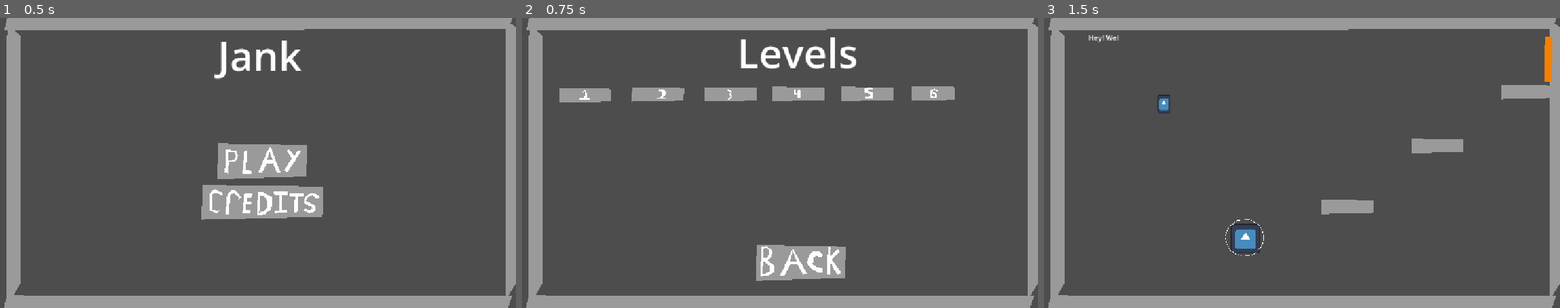
Above: before the commit, frames 1-3 (left to right).
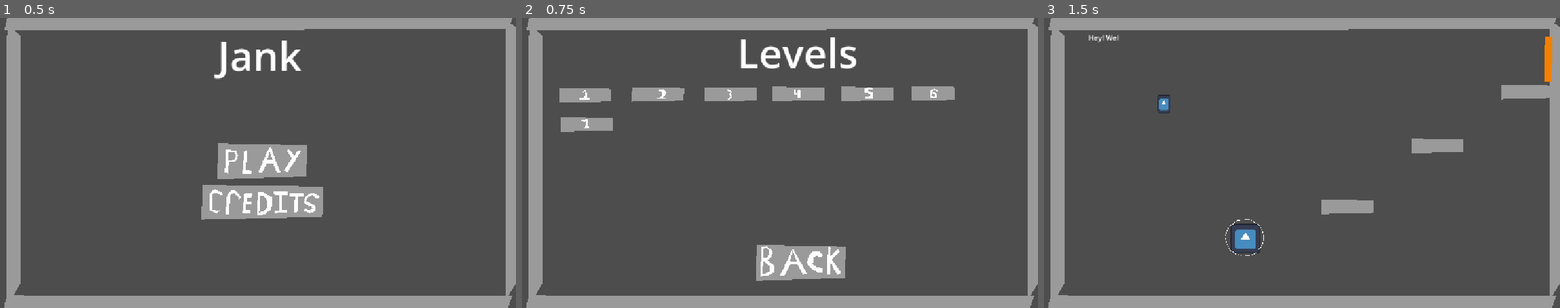
Above: after the commit, the same moments.

Repository: TAL-Trent/SSJamF2026
Game: Godot game, scene res://Levels/Level Menu/Level_Menu.tscn
The game is run twice, just before and just after one commit, with the same random seed, the same clock (stepped at 60 frames per second) and the same inputs. The engine's default icon, where the game draws it, is replaced by a stand-in: a white triangle on a blue panel in a dark square.
Inputs (mouse positions are in pixels of both pictures, inside the frame that each line leads up to):
- Up to frame 1 (0.5 s): no input
- Up to frame 2 (0.75 s): click (785, 163) at 0.5 s
- Up to frame 3 (1.5 s): click (1105, 96) at 1.27 s

Frame 1 is identical in both runs. In frame 2, 0.5% of the frame differs, in the area x 7-18%, y 34-40%; in frame 3, nothing differs.

Commit message:
added level 7 and MIT license, as well as updated export

Diff:
--- a/jank/Levels/Level 6/Level_6_Script.gd
+++ b/jank/Levels/Level 6/Level_6_Script.gd
@@ -47,7 +47,7 @@
 
 # Called when the node enters the scene tree for the first time.
 func _ready() -> void:
-	setMessage("The map was really easy, so i made it a bit harder")
+	setMessage("The map was really easy, so i made it a bit harder.")
 
 # Called every frame. 'delta' is the elapsed time since the previous frame.
 func _process(delta: float) -> void:
@@ -69,7 +69,7 @@
 		setMessage("screw you.")
 	await get_tree().create_timer(0.5).timeout
 	print("next level")
-
+	get_tree().change_scene_to_file("res://Levels/Level 7/Level_7.tscn")
 func typeChat():
 	if !(finishedMessage == currentMessage):
 		textChat.text = currentMessage + finishedMessage[messageChar]
--- /dev/null
+++ b/jank/Levels/Level 7/Level_7.tscn
@@ -0,0 +1,333 @@
+[gd_scene format=3 uid="uid://vp5mq8qgfmi4"]
+
+[ext_resource type="Script" uid="uid://cn7d4rxuildxu" path="res://Levels/Level 7/Level_7_Script.gd" id="1_qfa8j"]
+
+[sub_resource type="CircleShape2D" id="CircleShape2D_cxiam"]
+radius = 19.026299
+
+[sub_resource type="RectangleShape2D" id="RectangleShape2D_cxiam"]
+size = Vector2(1125, 30)
+
+[sub_resource type="RectangleShape2D" id="RectangleShape2D_2v4n4"]
+size = Vector2(31, 636)
+
+[sub_resource type="RectangleShape2D" id="RectangleShape2D_8jio8"]
+size = Vector2(1440, 311)
+
+[sub_resource type="RectangleShape2D" id="RectangleShape2D_48r1q"]
+size = Vector2(122, 30)
+
+[sub_resource type="CircleShape2D" id="CircleShape2D_mx4s3"]
+radius = 86.833176
+
+[node name="Node2D" type="Node2D" unique_id=965193724 node_paths=PackedStringArray("Player", "PlayerSprite", "EolTrigger", "textChat", "playerRay", "brokenBall")]
+script = ExtResource("1_qfa8j")
+Player = NodePath("Player")
+PlayerSprite = NodePath("Player2dSprite")
+EolTrigger = NodePath("Area2D")
+textChat = NodePath("RichTextLabel")
+playerRay = NodePath("Player2dSprite/RayCast2D")
+brokenBall = NodePath("Ball")
+
+[node name="Player" type="RigidBody2D" parent="." unique_id=272158072]
+position = Vector2(1041, 541)
+constant_force = Vector2(0, -300)
+constant_torque = 2.13
+
+[node name="CollisionShape2D" type="CollisionShape2D" parent="Player" unique_id=666665252]
+position = Vector2(0, 2)
+shape = SubResource("CircleShape2D_cxiam")
+
+[node name="playerarea2D" type="Area2D" parent="Player" unique_id=1979979719]
+position = Vector2(0, 2)
+
+[node name="CollisionShape2D" type="CollisionShape2D" parent="Player/playerarea2D" unique_id=200249450]
+shape = SubResource("CircleShape2D_cxiam")
+
+[node name="Floor" type="StaticBody2D" parent="." unique_id=1060266912]
+position = Vector2(880, 168)
+
+[node name="Polygon2D" type="Polygon2D" parent="Floor" unique_id=1738322572]
+position = Vector2(258.6361, 451.14447)
+scale = Vector2(2.3022308, 0.3597568)
+color = Color(0.6073017, 0.60730165, 0.60730165, 1)
+polygon = PackedVector2Array(1.8955078, 6.378113, -488.1045, 2.3781128, -491.1045, 92.37811, -2.1044922, 85.37811)
+
+[node name="CollisionShape2D" type="CollisionShape2D" parent="Floor" unique_id=1904054581]
+position = Vector2(-303.5, 477)
+shape = SubResource("RectangleShape2D_cxiam")
+
+[node name="wallLeft" type="StaticBody2D" parent="." unique_id=1933933877]
+position = Vector2(880, 168)
+
+[node name="Polygon2D" type="Polygon2D" parent="wallLeft" unique_id=1698824866]
+position = Vector2(-835.1139, -172.69963)
+scale = Vector2(0.060113497, 7.0222216)
+color = Color(0.6073017, 0.60730165, 0.60730165, 1)
+polygon = PackedVector2Array(1.8955078, 6.378113, -488.1045, 2.3781128, -491.1045, 92.37811, -2.1044922, 85.37811)
+
+[node name="CollisionShape2D" type="CollisionShape2D" parent="wallLeft" unique_id=437923831]
+position = Vector2(-847.5, 169)
+shape = SubResource("RectangleShape2D_2v4n4")
+
+[node name="wallLeft2" type="StaticBody2D" parent="." unique_id=930569930]
+position = Vector2(1993, 156)
+
+[node name="Polygon2D" type="Polygon2D" parent="wallLeft2" unique_id=1263886810]
+position = Vector2(-835.1139, -172.69963)
+scale = Vector2(0.060113497, 7.0222216)
+color = Color(0.6073017, 0.60730165, 0.60730165, 1)
+polygon = PackedVector2Array(1.8955078, 6.378113, -488.1045, 2.3781128, -491.1045, 92.37811, -2.1044922, 85.37811)
+
+[node name="CollisionShape2D" type="CollisionShape2D" parent="wallLeft2" unique_id=1145334264]
+position = Vector2(-847.5, 169)
+shape = SubResource("RectangleShape2D_2v4n4")
+
+[node name="Floor2" type="StaticBody2D" parent="." unique_id=103161666]
+position = Vector2(882, -457)
+
+[node name="Polygon2D" type="Polygon2D" parent="Floor2" unique_id=83244311]
+position = Vector2(258.6361, 451.14447)
+scale = Vector2(2.3022308, 0.3597568)
+color = Color(0.6073017, 0.60730165, 0.60730165, 1)
+polygon = PackedVector2Array(1.8955078, 6.378113, -488.1045, 2.3781128, -491.1045, 92.37811, -2.1044922, 85.37811)
+
+[node name="CollisionShape2D" type="CollisionShape2D" parent="Floor2" unique_id=265569157]
+position = Vector2(-323, 330.5)
+shape = SubResource("RectangleShape2D_8jio8")
+
+[node name="Chunk1" type="StaticBody2D" parent="." unique_id=1902447649]
+position = Vector2(1174, -147)
+
+[node name="Polygon2D" type="Polygon2D" parent="Chunk1" unique_id=881651029]
+position = Vector2(-36.049816, 295)
+scale = Vector2(0.26359025, 0.3597568)
+color = Color(0.6073017, 0.60730165, 0.60730165, 1)
+polygon = PackedVector2Array(1.8955078, 6.378113, -488.1045, 2.3781128, -493.00098, 91.72864, -491.1045, 92.37811, -2.1044922, 85.37811)
+
+[node name="CollisionShape2D" type="CollisionShape2D" parent="Chunk1" unique_id=1848147505]
+position = Vector2(-102, 312)
+shape = SubResource("RectangleShape2D_48r1q")
+
+[node name="Chunk2" type="StaticBody2D" parent="." unique_id=1770343159]
+position = Vector2(896, 18)
+
+[node name="Polygon2D" type="Polygon2D" parent="Chunk2" unique_id=348608480]
+position = Vector2(-135.45007, 149.14449)
+scale = Vector2(0.2373221, 0.3597568)
+color = Color(0.6073017, 0.60730165, 0.60730165, 1)
+polygon = PackedVector2Array(1.8955078, 6.378113, -488.1045, 2.3781128, -491.1045, 92.37811, -2.1044922, 85.37811)
+
+[node name="CollisionShape2D" type="CollisionShape2D" parent="Chunk2" unique_id=776974233]
+position = Vector2(-189.45007, 166.14447)
+shape = SubResource("RectangleShape2D_48r1q")
+
+[node name="Chunk3" type="StaticBody2D" parent="." unique_id=981929648]
+position = Vector2(772, 110)
+
+[node name="Polygon2D" type="Polygon2D" parent="Chunk3" unique_id=578532576]
+position = Vector2(-36.000015, 295)
+scale = Vector2(0.2373221, 0.3597568)
+color = Color(0.6073017, 0.60730165, 0.60730165, 1)
+polygon = PackedVector2Array(1.8955078, 6.378113, -488.1045, 2.3781128, -491.1045, 92.37811, -2.1044922, 85.37811)
+
+[node name="CollisionShape2D" type="CollisionShape2D" parent="Chunk3" unique_id=2031323877]
+position = Vector2(-90, 312)
+shape = SubResource("RectangleShape2D_48r1q")
+
+[node name="Chunk3" type="StaticBody2D" parent="Chunk3" unique_id=1947728207]
+position = Vector2(-474, 48)
+
+[node name="Polygon2D" type="Polygon2D" parent="Chunk3/Chunk3" unique_id=376951231]
+position = Vector2(-36.000015, 295)
+scale = Vector2(0.2373221, 0.3597568)
+color = Color(0.6073017, 0.60730165, 0.60730165, 1)
+polygon = PackedVector2Array(1.8955078, 6.378113, -488.1045, 2.3781128, -491.1045, 92.37811, -2.1044922, 85.37811)
+
+[node name="CollisionShape2D" type="CollisionShape2D" parent="Chunk3/Chunk3" unique_id=166568917]
+position = Vector2(-90, 312)
+shape = SubResource("RectangleShape2D_48r1q")
+
+[node name="Chunk3" type="StaticBody2D" parent="Chunk3/Chunk3" unique_id=928311318]
+position = Vector2(26, 61)
+
+[node name="Polygon2D" type="Polygon2D" parent="Chunk3/Chunk3/Chunk3" unique_id=543514543]
+position = Vector2(-41.000015, 264)
+rotation = 1.5707964
+scale = Vector2(0.2373221, 0.3597568)
+color = Color(0.6073017, 0.60730165, 0.60730165, 1)
+polygon = PackedVector2Array(1.8955078, 6.378113, -488.1045, 2.3781128, -491.1045, 92.37811, -2.1044922, 85.37811)
+
+[node name="CollisionPolygon2D" type="CollisionPolygon2D" parent="Chunk3/Chunk3/Chunk3" unique_id=905296045]
+position = Vector2(-1, -2)
+polygon = PackedVector2Array(-74, 148, -42, 148, -43, 265, -71, 263)
+
+[node name="Chunk3" type="StaticBody2D" parent="Chunk3/Chunk3/Chunk3" unique_id=132938323]
+position = Vector2(-108, -4)
+
+[node name="Polygon2D" type="Polygon2D" parent="Chunk3/Chunk3/Chunk3/Chunk3" unique_id=865656702]
+position = Vector2(-41.000015, 264)
+rotation = 1.5707964
+scale = Vector2(0.2373221, 0.3597568)
+color = Color(0.6073017, 0.60730165, 0.60730165, 1)
+polygon = PackedVector2Array(1.8955078, 6.378113, -488.1045, 2.3781128, -491.1045, 92.37811, -2.1044922, 85.37811)
+
+[node name="CollisionPolygon2D" type="CollisionPolygon2D" parent="Chunk3/Chunk3/Chunk3/Chunk3" unique_id=1014140422]
+position = Vector2(-1, -2)
+polygon = PackedVector2Array(-74, 148, -42, 148, -43, 265, -71, 263)
+
+[node name="Area2D" type="Area2D" parent="." unique_id=655159511]
+
+[node name="CollisionPolygon2D" type="CollisionPolygon2D" parent="Area2D" unique_id=1804080934]
+position = Vector2(-638, 1)
+scale = Vector2(1.5625031, 1)
+polygon = PackedVector2Array(1118, 42, 1135, 42, 1134, 142, 1117, 142)
+
+[node name="Polygon2D" type="Polygon2D" parent="Area2D" unique_id=450298845]
+color = Color(0.955715, 0.5051854, 7.70092e-07, 1)
+polygon = PackedVector2Array(1118, 42, 1135, 42, 1134, 142, 1117, 142)
+
+[node name="RichTextLabel" type="RichTextLabel" parent="." unique_id=729345683]
+offset_left = 99.0
+offset_top = 32.0
+offset_right = 1036.0
+offset_bottom = 88.0
+localize_numeral_system = false
+text = "Hello World!"
+scroll_active = false
+shortcut_keys_enabled = false
+
+[node name="Player2dSprite" type="Polygon2D" parent="." unique_id=405033321]
+position = Vector2(1039.6428, 542.5143)
+scale = Vector2(0.3127792, 0.3214287)
+polygon = PackedVector2Array(-56.40674, -57.599976, -56.406677, -3.1999512, -56.40674, 54.400024, 4.3389893, 60.622253, 65.08472, 54.400024, 65.08472, -57.599976)
+
+[node name="RayCast2D" type="RayCast2D" parent="Player2dSprite" unique_id=1898807612]
+position = Vector2(0, -9.599976)
+scale = Vector2(4.338982, 3.199999)
+target_position = Vector2(0, 24)
+
+[node name="Polygon2D" type="Polygon2D" parent="Player2dSprite" unique_id=1699569962]
+color = Color(0, 0, 0, 1)
+polygon = PackedVector2Array(-46.815308, -35.822205, -11.6467285, -23.377747, -11.6467285, -10.933289, -46.815308, -23.377747)
+
+[node name="Polygon2D2" type="Polygon2D" parent="Player2dSprite" unique_id=1487832718]
+color = Color(0, 0, 0, 1)
+polygon = PackedVector2Array(7.536133, -23.377747, 39.50757, -38.93329, 39.50757, -29.599976, 7.536133, -10.933289)
+
+[node name="Polygon2D3" type="Polygon2D" parent="Player2dSprite" unique_id=236895419]
+color = Color(0, 0, 0, 1)
+polygon = PackedVector2Array(-21.23816, -7.8222046, -30.82959, -4.7110596, -30.82959, 4.6222534, -24.435303, 7.7333374, -18.041016, 4.6222534, -18.041016, -1.5999756)
+
+[node name="Polygon2D4" type="Polygon2D" parent="Player2dSprite" unique_id=1511232131]
+color = Color(0, 0, 0, 1)
+offset = Vector2(50, 0)
+polygon = PackedVector2Array(-21.23816, -7.8222046, -30.82959, -4.7110596, -30.82959, 4.6222534, -24.435303, 7.7333374, -18.041016, 4.6222534, -18.041016, -1.5999756)
+
+[node name="Polygon2D5" type="Polygon2D" parent="Player2dSprite" unique_id=1663153655]
+color = Color(0, 0, 0, 1)
+polygon = PackedVector2Array(-40.42102, 20.177795, -2.0552979, 35.733337, 33.11328, 20.177795, 33.11328, 38.844482, 23.52185, 54.400024, -14.843872, 54.400024, -43.618164, 35.733337)
+
+[node name="Ball" type="RigidBody2D" parent="." unique_id=703668440]
+position = Vector2(-594, -26)
+mass = 5.0
+contact_monitor = true
+max_contacts_reported = 4
+
+[node name="CollisionShape2D" type="CollisionShape2D" parent="Ball" unique_id=1897359753]
+position = Vector2(706, 115)
+scale = Vector2(0.5, 0.5)
+shape = SubResource("CircleShape2D_mx4s3")
+
+[node name="Polygon2D" type="Polygon2D" parent="Ball/CollisionShape2D" unique_id=827909128]
+polygon = PackedVector2Array(-86, -8, -74, -46, -46, -72, -6, -84, 28, -80, 58, -64, 84, -26, 84, 14, 74, 44, 58, 66, 30, 82, -6, 86, -44, 74, -68, 52, -84, 28, -88, -2)
+
+[node name="Chunk4" type="StaticBody2D" parent="." unique_id=1119280674]
+position = Vector2(1089, -117)
+
+[node name="Polygon2D" type="Polygon2D" parent="Chunk4" unique_id=1309422571]
+position = Vector2(-36.049816, 295)
+scale = Vector2(0.26359025, 0.3597568)
+color = Color(0.6073017, 0.60730165, 0.60730165, 1)
+polygon = PackedVector2Array(1.8955078, 6.378113, -488.1045, 2.3781128, -493.00098, 91.72864, -491.1045, 92.37811, -2.1044922, 85.37811)
+
+[node name="CollisionShape2D" type="CollisionShape2D" parent="Chunk4" unique_id=1418672481]
+position = Vector2(-102, 312)
+shape = SubResource("RectangleShape2D_48r1q")
+
+[node name="Chunk4" type="StaticBody2D" parent="Chunk4" unique_id=139079014]
+position = Vector2(-876, -36)
+
+[node name="Polygon2D" type="Polygon2D" parent="Chunk4/Chunk4" unique_id=359550802]
+position = Vector2(-36.049816, 295)
+scale = Vector2(0.26359025, 0.3597568)
+color = Color(0.6073017, 0.60730165, 0.60730165, 1)
+polygon = PackedVector2Array(1.8955078, 6.378113, -488.1045, 2.3781128, -493.00098, 91.72864, -491.1045, 92.37811, -2.1044922, 85.37811)
+
+[node name="CollisionShape2D" type="CollisionShape2D" parent="Chunk4/Chunk4" unique_id=1995331794]
+position = Vector2(-102, 312)
+shape = SubResource("RectangleShape2D_48r1q")
+
+[node name="Chunk5" type="StaticBody2D" parent="." unique_id=847654693]
+position = Vector2(886, -88)
+
+[node name="Polygon2D" type="Polygon2D" parent="Chunk5" unique_id=1392630296]
+position = Vector2(-15.00001, 349.99997)
+rotation = 0.7853982
+scale = Vector2(0.26359025, 0.3597568)
+color = Color(0.6073017, 0.60730165, 0.60730165, 1)
+polygon = PackedVector2Array(1.8955078, 6.378113, -5.3652344, -141.51685, -201.19507, -1.9654541, -488.1045, 2.3781128, -493.00098, 91.72864, -491.1045, 92.37811, -2.1044922, 85.37811)
+
+[node name="Polygon2D2" type="Polygon2D" parent="Chunk5" unique_id=1341086740]
+position = Vector2(-15.00001, 349.99997)
+rotation = 0.7853982
+scale = Vector2(0.26359025, 0.3597568)
+color = Color(0.6073017, 0.60730165, 0.60730165, 1)
+polygon = PackedVector2Array(1.8955078, 6.378113, -5.3652344, -141.51685, -201.19507, -1.9654541, -488.1045, 2.3781128, -493.00098, 91.72864, -491.1045, 92.37811, -2.1044922, 85.37811)
+
+[node name="CollisionPolygon2D" type="CollisionPolygon2D" parent="Chunk5" unique_id=972567122]
+polygon = PackedVector2Array(-130, 282, -106, 260, -52, 312, 20, 313, -17, 352, -37, 371)
+
+[node name="Chunk6" type="StaticBody2D" parent="." unique_id=225822306]
+position = Vector2(966, 265)
+
+[node name="Polygon2D" type="Polygon2D" parent="Chunk6" unique_id=1465290520]
+position = Vector2(-15.00001, 349.99997)
+rotation = 0.7853982
+scale = Vector2(0.26359025, 0.3597568)
+color = Color(0.6073017, 0.60730165, 0.60730165, 1)
+polygon = PackedVector2Array(1.8955078, 6.378113, -488.1045, 2.3781128, -493.00098, 91.72864, -491.1045, 92.37811, -2.1044922, 85.37811)
+
+[node name="CollisionPolygon2D" type="CollisionPolygon2D" parent="Chunk6" unique_id=1210738474]
+polygon = PackedVector2Array(-130, 282, -106, 260, -17, 353, -37, 371)
+
+[node name="Chunk5" type="StaticBody2D" parent="Chunk6" unique_id=2087909843]
+position = Vector2(-89, -83)
+
+[node name="Polygon2D" type="Polygon2D" parent="Chunk6/Chunk5" unique_id=989233570]
+position = Vector2(-15.00001, 349.99997)
+rotation = 0.7853982
+scale = Vector2(0.26359025, 0.3597568)
+color = Color(0.6073017, 0.60730165, 0.60730165, 1)
+polygon = PackedVector2Array(1.8955078, 6.378113, -488.1045, 2.3781128, -493.00098, 91.72864, -491.1045, 92.37811, -2.1044922, 85.37811)
+
+[node name="CollisionPolygon2D" type="CollisionPolygon2D" parent="Chunk6/Chunk5" unique_id=38713305]
+polygon = PackedVector2Array(-145, 268, -121, 247, -17, 353, -37, 371)
+
+[node name="RigidBody2D" type="RigidBody2D" parent="." unique_id=870417416]
+
+[node name="Polygon2D" type="Polygon2D" parent="RigidBody2D" unique_id=782449915]
+position = Vector2(2, 1)
+color = Color(1, 1, 0, 1)
+polygon = PackedVector2Array(199, 406, 209, 398, 222, 407, 214, 414, 214, 440, 200, 440, 208, 435, 209, 430, 200, 427, 208, 427, 208, 422, 200, 417, 208, 417, 208, 414)
+
+[node name="Polygon2D2" type="CollisionPolygon2D" parent="RigidBody2D" unique_id=1116338889]
+position = Vector2(2, 1)
+polygon = PackedVector2Array(199, 406, 209, 398, 222, 407, 214, 414, 214, 440, 200, 440, 208, 435, 209, 430, 200, 427, 208, 427, 208, 422, 200, 417, 208, 417, 208, 414)
+
+[node name="Polygon2D" type="Polygon2D" parent="." unique_id=1830426594]
+color = Color(0.3440756, 0.3440758, 0.34407574, 1)
+polygon = PackedVector2Array(967, 186, 967, 18, 931, 18, 934, 185)
+
+[connection signal="area_shape_entered" from="Area2D" to="." method="_on_area_2d_area_shape_entered"]
+[connection signal="body_entered" from="Ball" to="." method="_on_ball_body_entered"]
--- /dev/null
+++ b/jank/Levels/Level 7/Level_7_Script.gd
@@ -0,0 +1,118 @@
+extends Node
+
+@export var Player: RigidBody2D
+@export var PlayerSprite: Polygon2D
+@export var EolTrigger: Area2D
+@export var textChat: RichTextLabel
+@export var playerRay: RayCast2D
+@export var brokenBall: RigidBody2D
+
+var isTyping = false
+var finishedMessage = ""
+var currentMessage = ""
+var messageChar = 0
+var airJumped = false
+var skewing = false
+var timesBroken = 0
+
+func _input(event):
+	if event.is_action_pressed("jump"):
+		var myForce: Vector2
+		myForce.x = 0;
+		myForce.y = -500;
+		#Player.apply_force(myForce)
+		if isTouchingFloor():
+			Player.apply_impulse(myForce);
+		else:
+			if !airJumped:
+				Player.apply_impulse(myForce);
+				airJumped = true
+	if event.is_action_pressed("left"):
+		var myForce: Vector2
+		myForce.x = -200;
+		myForce.y = 0;
+		#Player.apply_force(myForce)
+		if isTouchingFloor():
+			Player.apply_impulse(myForce);
+	if event.is_action_pressed("right"):
+		var myForce: Vector2
+		myForce.x = 200;
+		myForce.y = 0;
+		#Player.apply_force(myForce)
+		if isTouchingFloor():
+			Player.apply_impulse(myForce);
+
+
+
+
+# Called when the node enters the scene tree for the first time.
+func _ready() -> void:
+	setMessage("Screw that sphere, we dont need it. I can code working things, if you go get that key then you can beat the level!")
+	await get_tree().create_timer(1).timeout
+	setMessage("Okay so can we like not please")
+	await get_tree().create_timer(2).timeout
+	setMessage("Okay so new plan, figure out how the door puzzlr works i bet you cant")
+# Called every frame. 'delta' is the elapsed time since the previous frame.
+func _process(delta: float) -> void:
+	PlayerSprite.global_position = Player.global_position
+	typeChat()
+	if (isTouchingFloor() and (airJumped == true)):
+		airJumped = false
+	if skewing:
+		brokenBall.skew = randi_range(-89,89)
+
+#called when the player touches the end of level trigger
+func _on_area_2d_area_shape_entered(area_rid: RID, area: Area2D, area_shape_index: int, local_shape_index: int) -> void:
+	print("EOL trigger touched")
+	if (timesBroken < 2):
+		setMessage("Wow your so smart")
+	elif (timesBroken == 2):
+		setMessage("...")
+	else:
+		setMessage("I genuinly wish utmost unfortunes upon your family you coniving weasel.")
+	await get_tree().create_timer(0.5).timeout
+	print("next level")
+
+func typeChat():
+	if !(finishedMessage == currentMessage):
+		textChat.text = currentMessage + finishedMessage[messageChar]
+		messageChar+=1
+		currentMessage = textChat.text
+	else:
+		messageChar = 0
+
+func setMessage(message: String):
+	textChat.text = ""
+	currentMessage = ""
+	finishedMessage = message
+	messageChar = 0
+
+func isTouchingFloor() -> bool:
+	return playerRay.is_colliding()
+
+
+func _on_ball_body_entered(body: Node) -> void:
+	if !(skewing) and (body is RigidBody2D):
+		timesBroken += 1
+		skewing = true
+		print("Skewing = true")
+		await get_tree().create_timer(1.5).timeout
+		if (timesBroken == 1):
+			setMessage("Okay screw you just beat the level dude.")
+			await get_tree().create_timer(1.5).timeout
+			setMessage("Let me fix it...")
+			await get_tree().create_timer(3).timeout
+			skewing = false
+			brokenBall.skew = 0
+			setMessage("There. Its fixed. Dont touch it. Finish the level.")
+		elif (timesBroken == 2):
+			setMessage("Im gonna atomize you.")
+			await get_tree().create_timer(3).timeout
+			skewing = false
+			brokenBall.skew = 0
+			setMessage("There. Its fixed. Dont touch it. Finish the level. Please.")
+		else:
+			setMessage("............")
+			await get_tree().create_timer(3).timeout
+			skewing = false
+			brokenBall.skew = 0
--- a/jank/Levels/Level Credits/Level_Credits.tscn
+++ b/jank/Levels/Level Credits/Level_Credits.tscn
@@ -119,10 +119,16 @@
 offset_bottom = 435.0
 text = "Game Designers:
 Anthony and Trenton
-Artists:
 
-Sound Designers:
 
-This project was made for the small scope game jam"
+This project was made for the small scope game jam using godot, which uses the MIT license. You can find a copy of said license"
+
+[node name="LinkButton" type="LinkButton" parent="." unique_id=1116117937]
+offset_left = 413.0
+offset_top = 370.0
+offset_right = 534.0
+offset_bottom = 393.0
+text = "Here"
+uri = "https://godotengine.org/license/"
 
 [connection signal="pressed" from="Plat/Button" to="." method="_on_button_pressed" binds= ["1"]]
--- a/jank/Levels/Level Select/Level_Select.tscn
+++ b/jank/Levels/Level Select/Level_Select.tscn
@@ -222,6 +222,24 @@
 color = Color(0.6039216, 0.6039216, 0.6039216, 1)
 polygon = PackedVector2Array(-225.9585, 55.59311, -236.22949, 47.25415, -256.771, 44.474487, -267.042, 58.372772, -251.63574, 63.9321, -231.09375, 63.9321)
 
+[node name="Button7" type="Polygon2D" parent="." unique_id=1913508534]
+position = Vector2(203, 221)
+scale = Vector2(0.2373221, 0.3597568)
+color = Color(0.6073017, 0.60730165, 0.60730165, 1)
+polygon = PackedVector2Array(1.8955078, 6.378113, -488.1045, 2.3781128, -491.1045, 92.37811, -2.1044922, 85.37811)
+
+[node name="Button" type="Button" parent="Button7" unique_id=1127043816]
+z_index = -1
+offset_left = -484.5735
+offset_top = 16.677917
+offset_right = -16.854797
+offset_bottom = 75.05069
+metadata/_edit_use_anchors_ = true
+
+[node name="Polygon2D" type="Polygon2D" parent="Button7" unique_id=2146415418]
+position = Vector2(3.0517578e-05, 0)
+polygon = PackedVector2Array(-278.10303, 72.27106, -231.75256, 72.27106, -227.53888, 61.152466, -231.7525, 61.152405, -235.96619, 11.118622, -299.17145, 22.237244, -269.67566, 30.576202, -248.60724, 22.237244, -257.0346, 55.59314, -261.2483, 61.152466)
+
 [connection signal="pressed" from="Button1/Button" to="." method="_on_button_pressed" binds= ["1"]]
 [connection signal="pressed" from="Button2/Button" to="." method="_on_button_pressed" binds= ["2"]]
 [connection signal="pressed" from="Button3/Button" to="." method="_on_button_pressed" binds= ["3"]]
@@ -229,3 +247,4 @@
 [connection signal="pressed" from="Button5/Button" to="." method="_on_button_pressed" binds= ["5"]]
 [connection signal="pressed" from="Back/Button" to="." method="_on_button_pressed" binds= ["Menu"]]
 [connection signal="pressed" from="Button6/Button" to="." method="_on_button_pressed" binds= ["6"]]
+[connection signal="pressed" from="Button7/Button" to="." method="_on_button_pressed" binds= ["7"]]
--- a/jank/project.godot
+++ b/jank/project.godot
@@ -13,6 +13,7 @@
 config/name="JANK"
 run/main_scene="uid://2rbmisyfr1l7"
 config/features=PackedStringArray("4.7", "GL Compatibility")
+boot_splash/show_image=false
 config/icon="res://icon.svg"
 
 [display]
Not shown, added: jank/Levels/Level 7/Level_7_Script.gd.uid
Not shown, changed: jank/export_presets.cfg
Not shown, changed: jank/Export/jank.pck
